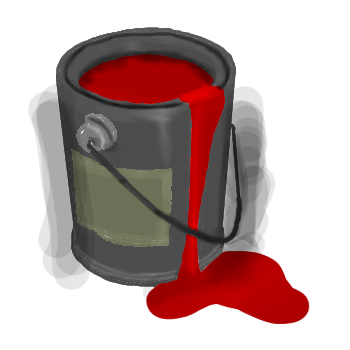
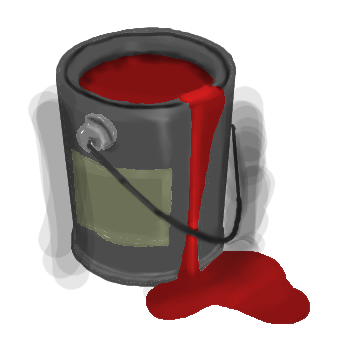
The second 350 × 350 image is a revision of the first. Changes to its layers:
painted on "base color" over (79, 54, 310, 324)
